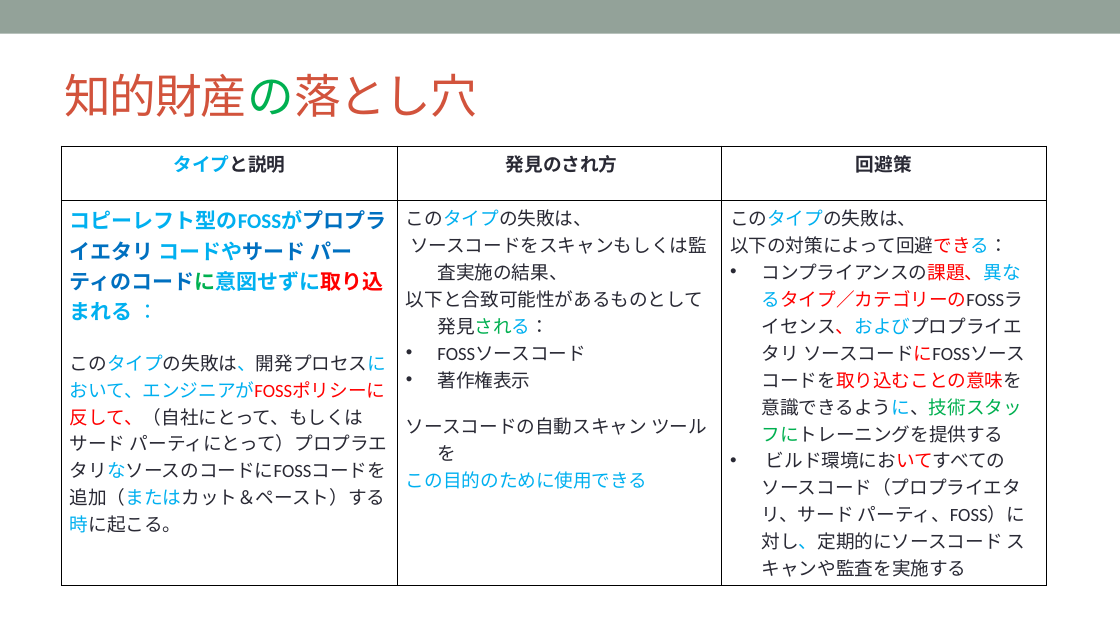
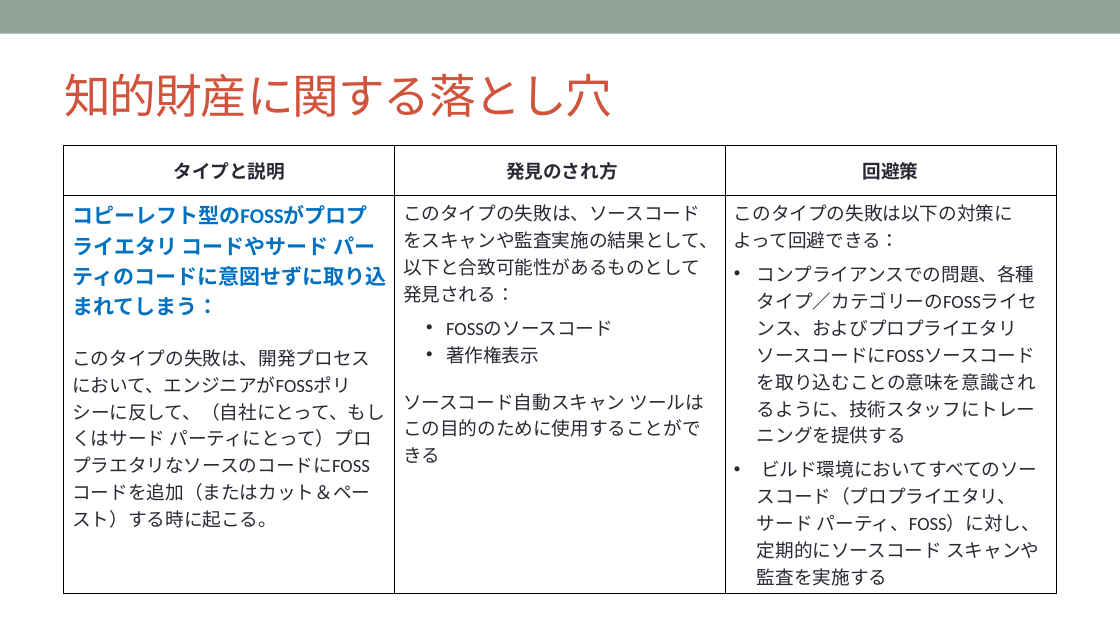
Before and after one commit to OpenChain-Project/Curriculum-Translation-JP, a slide deck: slide 68 of RC/openchain-curriculum-release-2-jp_rc1.0.pptx. Drawn at 1120x630 pixels with LibreOffice and Linux fonts; fonts in the diff are those of the drawing; background and template pictures are left out. Boxes give left, top, right and bottom in pixels: in the first picture for what was removed or moved away, otherwise in the second. Text is boxed around its words. In the diff, an @@ line names an element or a change of style, - is before the commit and + after.

```diff
--- a/RC/openchain-curriculum-release-2-jp_rc1.0.pptx
+++ b/RC/openchain-curriculum-release-2-jp_rc1.0.pptx
@@ title at box(64, 73, 612, 117): text changed @@
-知的財産の落とし穴
+知的財産に関する落とし穴
@@ table at box(64, 145, 1057, 590) @@
-row 2: コピーレフト型のFOSSがプロプライエタリ コードやサード パーティのコードに意図せずに取り込まれる ： / このタイプの失敗は、開発プロセスにおいて、エンジニアがFOSSポリシーに反して、（自社にとって、もしくはサード パーティにとって）プロプラエタリなソースのコードにFOSSコードを追加（またはカット＆ペースト）する時に起こる。 | このタイプの失敗は、 / ソースコードをスキャンもしくは監査実施の結果、 / 以下と合致可能性があるものとして発見される： / FOSSソースコード / 著作権表示 / ソースコードの自動スキャン ツールを / この目的のために使用できる | このタイプの失敗は、 / 以下の対策によって回避できる： / コンプライアンスの課題、異なるタイプ／カテゴリーのFOSSライセンス、およびプロプライエタリ ソースコードにFOSSソースコードを取り込むことの意味を意識できるように、技術スタッフにトレーニングを提供する / ビルド環境においてすべてのソースコード（プロプライエタリ、サード パーティ、FOSS）に対し、定期的にソースコード スキャンや監査を実施する
+row 2: コピーレフト型のFOSSがプロプライエタリ コードやサード パーティのコードに意図せずに取り込まれてしまう： / このタイプの失敗は、開発プロセスにおいて、エンジニアがFOSSポリシーに反して、（自社にとって、もしくはサード パーティにとって）プロプラエタリなソースのコードにFOSSコードを追加（またはカット＆ペースト）する時に起こる。 | このタイプの失敗は、ソースコードをスキャンや監査実施の結果として、以下と合致可能性があるものとして発見される： / FOSSのソースコード / 著作権表示 / ソースコード自動スキャン ツールはこの目的のために使用することができる | このタイプの失敗は以下の対策によって回避できる： / コンプライアンスでの問題、各種タイプ／カテゴリーのFOSSライセンス、およびプロプライエタリ ソースコードにFOSSソースコードを取り込むことの意味を意識されるように、技術スタッフにトレーニングを提供する / ビルド環境においてすべてのソースコード（プロプライエタリ、サード パーティ、FOSS）に対し、定期的にソースコード スキャンや監査を実施する
@@ text colour #00B0F0 to #292934 in "タイプと説明" @@
@@ indent changed @@
@@ table: place and size @@
-table at box(61, 146, 1046, 586)
+table at box(64, 145, 1057, 590)
```
Also in this commit, not shown: 30 other slides changed.
